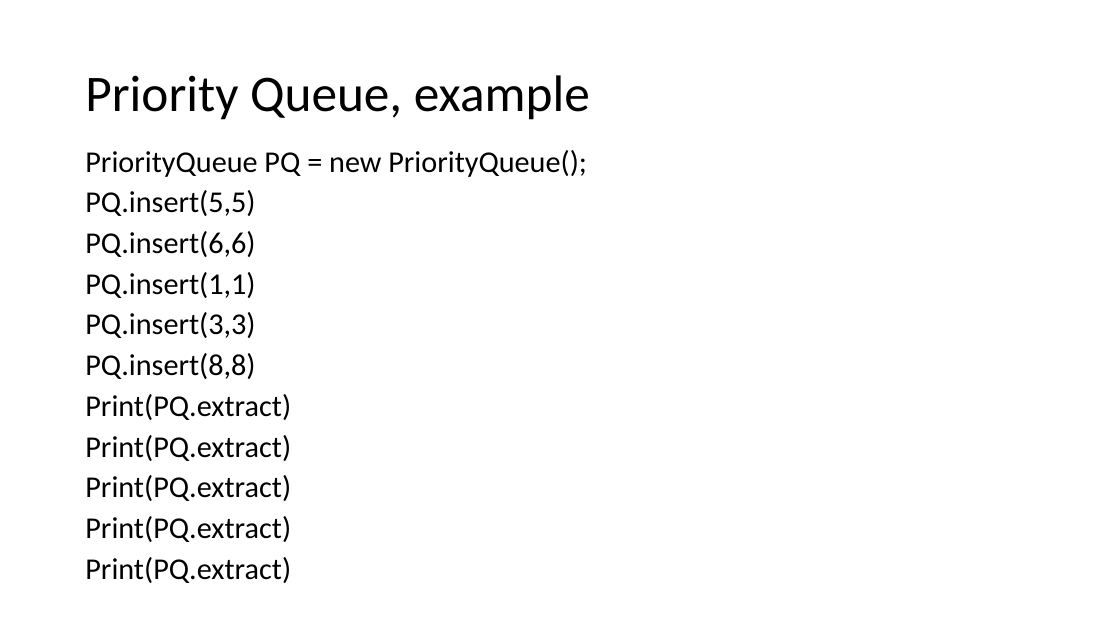
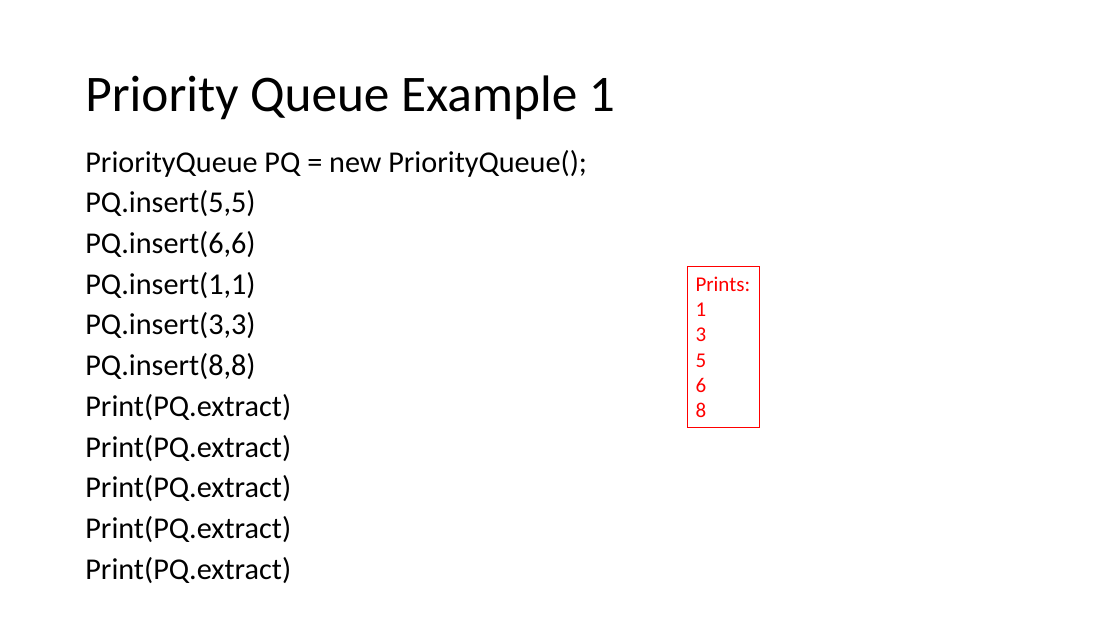
Before and after one commit to natebrunelle/cse332, a slide deck: slide 19 of markdown/files/slides/lecture4_analysis2_pqs.pptx (slide 18 before the commit). Drawn at 1120x630 pixels with LibreOffice and Linux fonts; fonts in the diff are those of the drawing. Boxes give left, top, right and bottom in pixels: in the first picture for what was removed or moved away, otherwise in the second. Text is boxed around its words. In the diff, an @@ line names an element or a change of style, - is before the commit and + after.

```diff
--- a/markdown/files/slides/lecture4_analysis2_pqs.pptx
+++ b/markdown/files/slides/lecture4_analysis2_pqs.pptx
@@ title at (85, 75, 615, 120): text changed @@
-Priority Queue, example
+Priority Queue Example 1
@@ rectangle added at (687, 266, 760, 428), outline #FF0000 0.75 pt, 18 pt, text #FF0000 @@
+Prints:
+1
+3
+5
+6
+8
```
Also in this commit, not shown: 12 other slides changed, 4 slides added, 5 slides removed, 4 other files.
